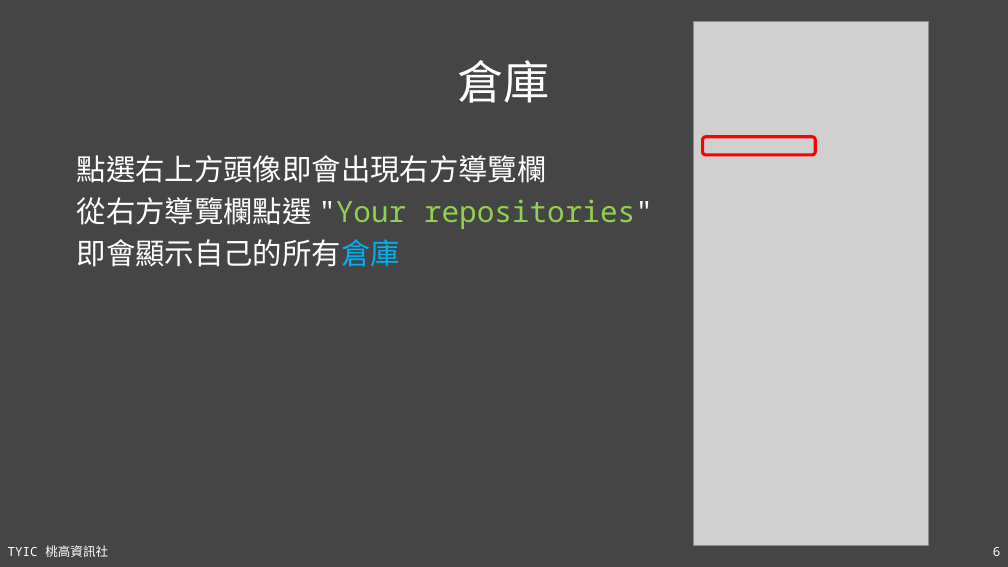
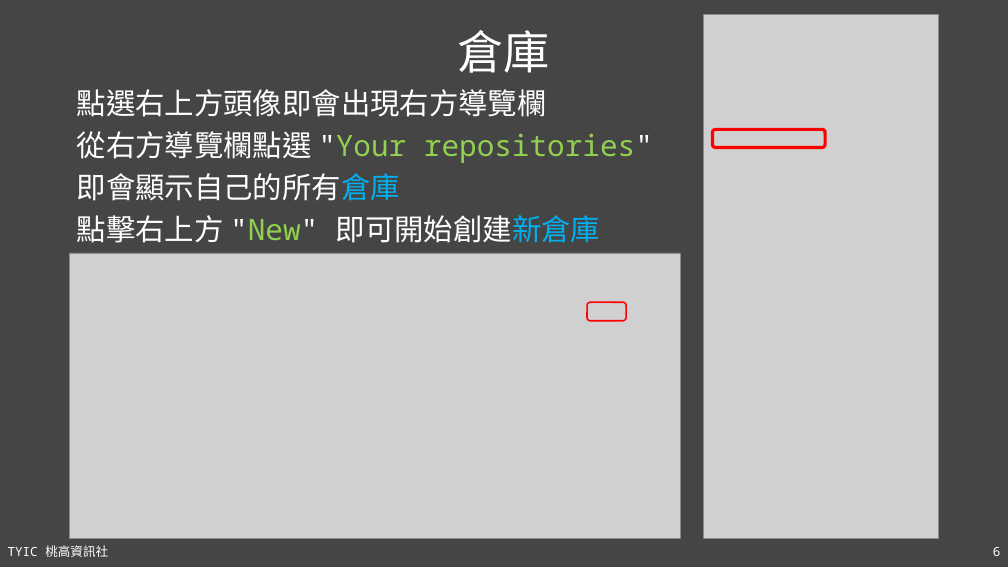
Before and after one commit to TYSHIC/slides, a slide deck: slide 6 of ppt/16_Git 與 Github.pptx. Drawn at 1008x567 pixels with LibreOffice and Linux fonts; fonts in the diff are those of the drawing; grey boxes stand for pictures. Boxes give left, top, right and bottom in pixels: in the first picture for what was removed or moved away, otherwise in the second. Text is boxed around its words. In the diff, an @@ line names an element or a change of style, - is before the commit and + after.

```diff
--- a/ppt/16_Git 與 Github.pptx
+++ b/ppt/16_Git 與 Github.pptx
@@ title "倉庫": place and size @@
-title "倉庫" at <box>458,60,550,103</box>
+title "倉庫" at <box>458,30,550,73</box>
@@ picture: place and size @@
-picture at <box>694,22,929,546</box>
+picture at <box>704,14,939,538</box>
@@ text "點選右上方頭像即會出現右方導覽欄": place and size @@
-text "點選右上方頭像即會出現右方導覽欄" at <box>77,155,653,267</box>
+text "點選右上方頭像即會出現右方導覽欄" at <box>77,89,653,243</box>
@@ rounded rectangle: place and size @@
-rounded rectangle at <box>702,137,815,155</box>
+rounded rectangle at <box>712,129,825,147</box>
@@ text at <box>77,215,600,243</box>: paragraph added @@
+點擊右上方 "New" 即可開始創建新倉庫
@@ picture added at <box>70,253,681,538</box> @@
@@ rounded rectangle added at <box>588,302,627,321</box>, outline #FF0000 1.5 pt @@
```
Also in this commit, not shown: 1 other slide changed, 6 slides added, 19 other files.
